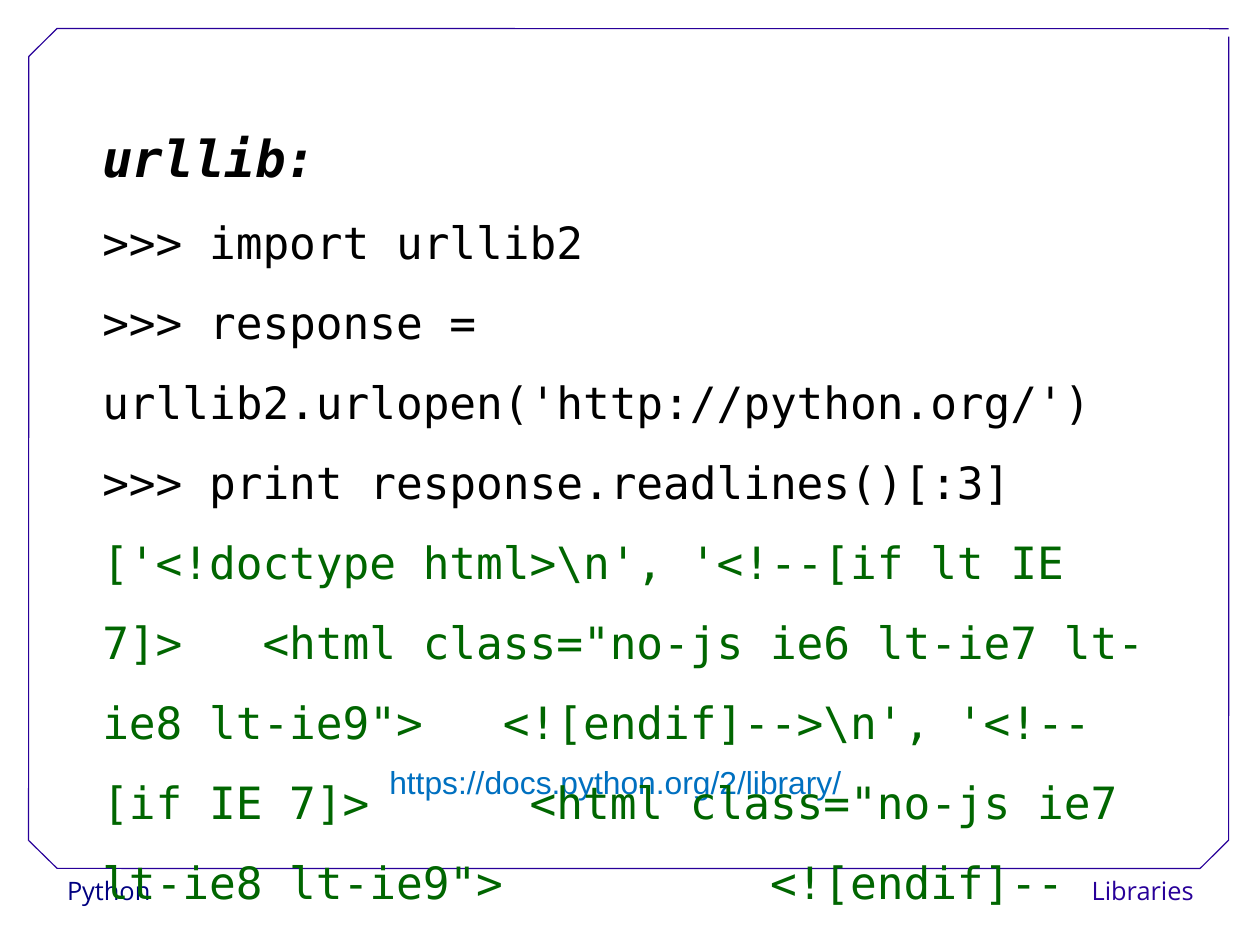
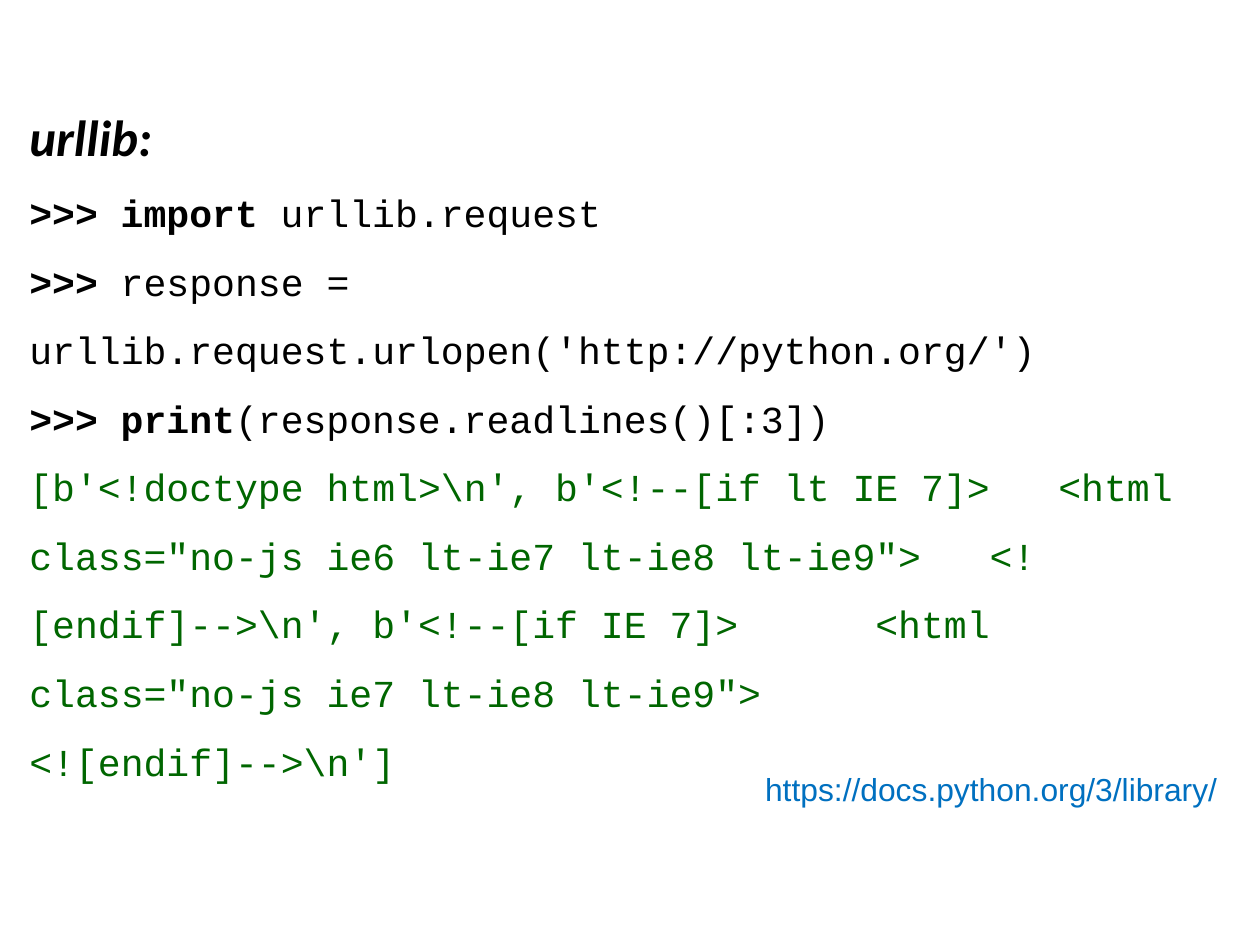
Before and after one commit to ncasuk/ncas-isc, a slide deck: slide 64 of python/presentations/learning_python/16_lib.ppt. Drawn at 1260x945 pixels with LibreOffice and Linux fonts; fonts in the diff are those of the drawing; background and template pictures are left out. Boxes give left, top, right and bottom in pixels: in the first picture for what was removed or moved away, otherwise in the second. Text is boxed around its words. In the diff, an @@ line names an element or a change of style, - is before the commit and + after.

Commit message:
Updated and changed learning_python13-16

```diff
--- a/python/presentations/learning_python/16_lib.ppt
+++ b/python/presentations/learning_python/16_lib.ppt
@@ text at (x1=29, y1=120, x2=1035, y2=784): text changed; size 28 to 24 pt; font DejaVu Sans Mono to Courier New @@
-urllib:
->>> import urllib2
->>> response = urllib2.urlopen('http://python.org/')
->>> print response.readlines()[:3]
-['<!doctype html>\n', '<!--[if lt IE 7]> <html class="no-js ie6 lt-ie7 lt-ie8 lt-ie9"> <![endif]-->\n', '<!--[if IE 7]> <html class="no-js ie7 lt-ie8 lt-ie9"> <![endif]-->\n']
+urllib:
+>>> import urllib.request
+>>> response = urllib.request.urlopen('http://python.org/')
+>>> print(response.readlines()[:3])
+[b'<!doctype html>\n', b'<!--[if lt IE 7]> <html class="no-js ie6 lt-ie7 lt-ie8 lt-ie9"> <![endif]-->\n', b'<!--[if IE 7]> <html class="no-js ie7 lt-ie8 lt-ie9">
+<![endif]-->\n']
@@ text at (x1=765, y1=778, x2=1217, y2=807): text changed @@
-https://docs.python.org/2/library/
+https://docs.python.org/3/library/
@@ group removed at (x1=29, y1=29, x2=1229, y2=869): 7 lines @@
@@ text removed at (x1=67, y1=876, x2=150, y2=906) @@
-Python
@@ text removed at (x1=1092, y1=880, x2=1194, y2=901) @@
-Libraries
```
Also in this commit, not shown: 85 other slides changed, 2 slides added, 7 slides removed, 4 other files.
